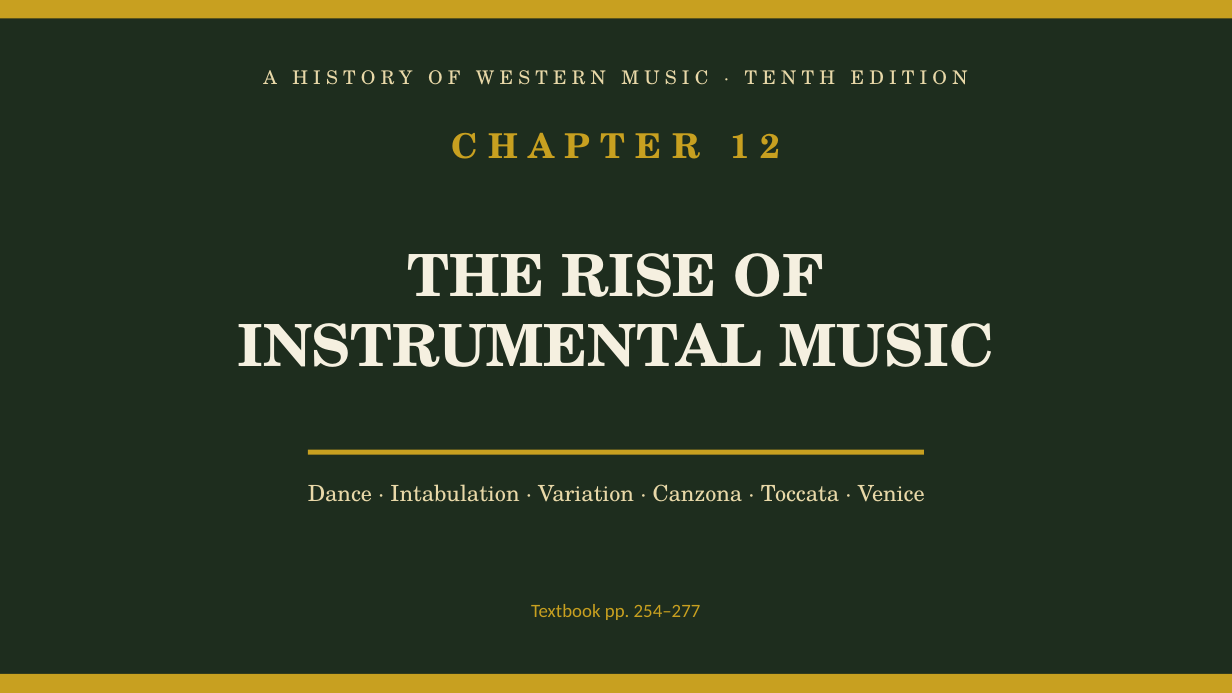
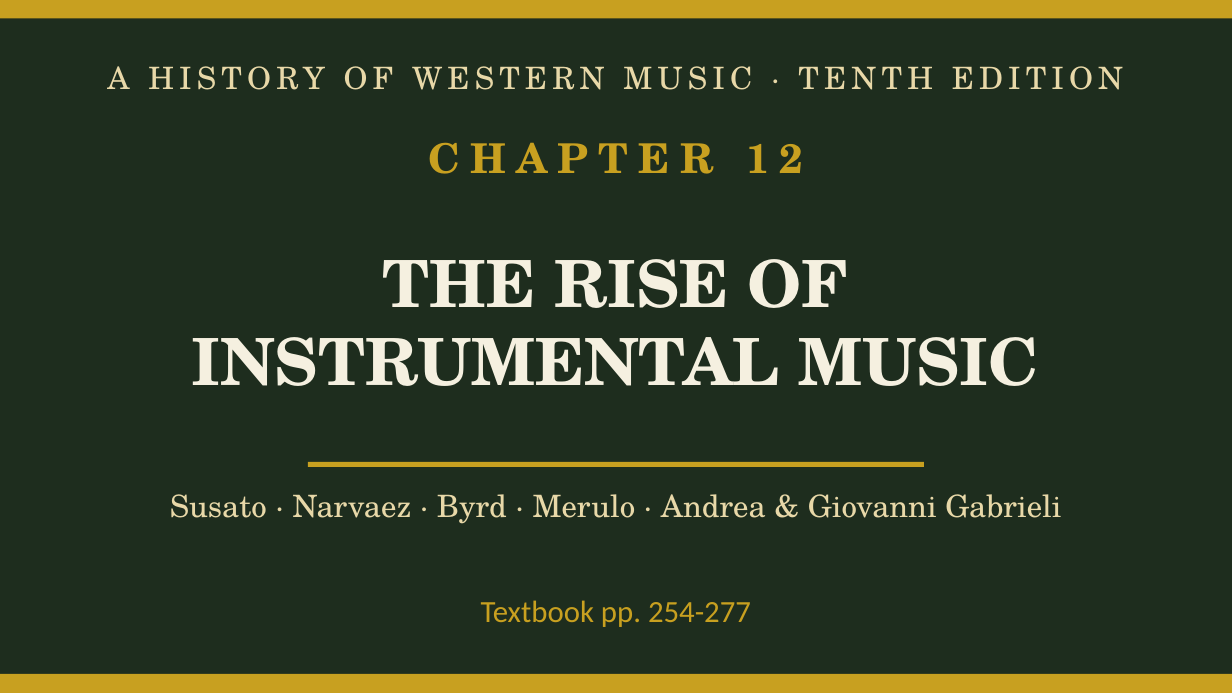
Before and after one commit to ccli-taipower/A_History_of_Western_Music, a slide deck: slide 1 of Ch12_Instrumental.pptx. Drawn at 1232x693 pixels with LibreOffice and Linux fonts; fonts in the diff are those of the drawing. Boxes give left, top, right and bottom in pixels: in the first picture for what was removed or moved away, otherwise in the second. Text is boxed around its words. In the diff, an @@ line names an element or a change of style, - is before the commit and + after.

```diff
--- a/Ch12_Instrumental.pptx
+++ b/Ch12_Instrumental.pptx
@@ text "A HISTORY OF WESTERN MUSIC ..." at (107, 66, 1124, 90): size 11 to 18 pt @@
@@ text "CHAPTER 12" at (428, 142, 803, 174): size 20 to 24 pt @@
@@ text "THE RISE OF" at (192, 259, 1040, 386): size 34 to 38 pt @@
@@ 2 texts, 1 rectangle: place and size @@
-2 texts, 1 rectangle at (237, 133, 994, 455)
+2 texts, 1 rectangle at (192, 142, 1040, 467)
@@ text at (170, 494, 1061, 524): text changed; size 13 to 18 pt @@
-Dance · Intabulation · Variation · Canzona · Toccata · Venice
+Susato · Narvaez · Byrd · Merulo · Andrea & Giovanni Gabrieli
@@ text at (481, 600, 751, 627): text changed; size 11 to 18 pt @@
-Textbook pp. 254–277
+Textbook pp. 254-277
```
Also in this commit, not shown: 27 slides added, 9 slides removed, 37 other files.
